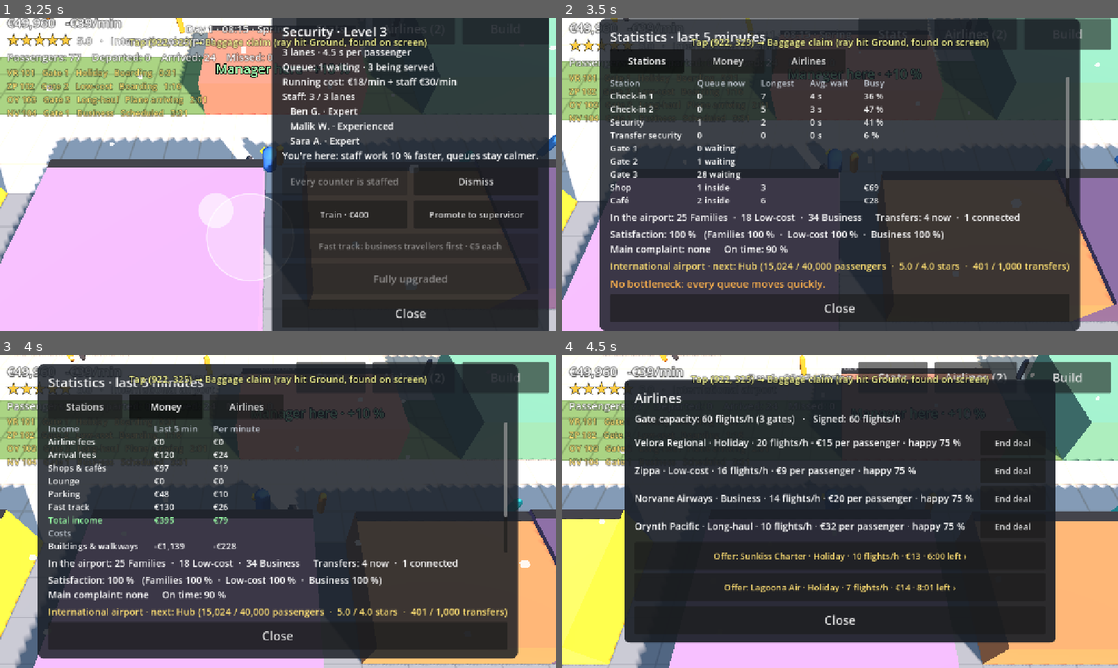
Above: before the commit, frames 1-4 (two rows, left to right).
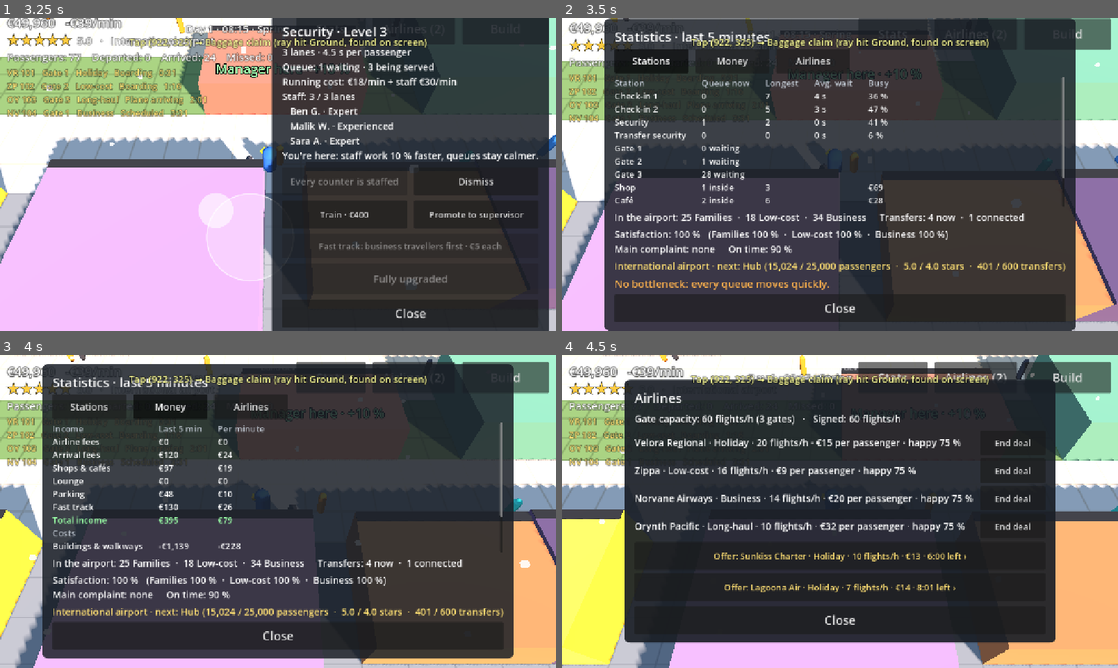
Above: after the commit, the same moments.

Repository: jakobmaier16-pixel/airport-idle
Game: Godot game, scene res://tests/screenshots.tscn
Same seed, same stepped clock (60 frames per second), same inputs: the game is played once before the commit and once after it. This scene is started directly instead of the project's main scene.
Inputs (mouse positions are in pixels of both pictures, inside the frame that each line leads up to):
- Up to frame 1 (3.25 s): move the mouse to (400, 158) at 0.52 s; hold D (move_right) 0.53-1.25 s; click (400, 158) at 0.67 s; drag from (166, 190) to (250, 237) at 1.27 s; move the mouse to (333, 105) at 2.02 s; hold D (move_right) 2.03-2.75 s; drag from (250, 237) to (111, 127) at 2.77 s
- Up to frame 2 (3.5 s): no input
- Up to frame 3 (4 s): move the mouse to (444, 558) at 3.52 s; hold A (move_left) from 3.53 s (still down)
- Up to frame 4 (4.5 s): release A (move_left) at 4.25 s; drag from (673, 464) to (756, 433) at 4.27 s

Frame 1 is identical in both runs. In frame 2, 10% of the frame differs, in the area x 6-94%, y 0-100%; in frame 3, 8.9%; in frame 4, nothing differs.

Commit message:
Faster first milestones: National at 1,000 passengers, International 6,000, Hub 25,000
Co-Authored-By: Claude Opus 5.5 <noreply@anthropic.com>

Diff:
--- a/scripts/simulation/progression.gd
+++ b/scripts/simulation/progression.gd
@@ -9,9 +9,9 @@
 
 const NAMES: Array[String] = ["Regional", "National", "International", "Hub"]
 ## What reaching each tier needs: passengers, star rating, transfers. (Index = tier.)
-const PASSENGERS_NEEDED: Array[int] = [0, 2000, 10000, 40000]
+const PASSENGERS_NEEDED: Array[int] = [0, 1000, 6000, 25000]
 const STARS_NEEDED: Array[float] = [0.0, 3.0, 3.5, 4.0]
-const TRANSFERS_NEEDED: Array[int] = [0, 0, 0, 1000]
+const TRANSFERS_NEEDED: Array[int] = [0, 0, 0, 600]
 ## What each tier brings, for the milestone panel.
 const REWARDS: Array[String] = [
 	"",
--- a/tests/cases/test_27_tiers.gd
+++ b/tests/cases/test_27_tiers.gd
@@ -22,12 +22,13 @@
 	var progression := Airport.progression
 	var reached: Array[Progression.Tier] = []
 	progression.tier_reached.connect(func(tier: Progression.Tier) -> void: reached.append(tier))
-	progression.passengers = 1999
+	var needed := Progression.PASSENGERS_NEEDED[Progression.Tier.NATIONAL]
+	progression.passengers = needed - 1
 	sim_seconds(1)
 	check_eq(progression.tier, Progression.Tier.REGIONAL, "one passenger short")
-	progression.passengers = 2000
+	progression.passengers = needed
 	sim_seconds(0.2)
-	check_eq(progression.tier, Progression.Tier.NATIONAL, "national with 2,000 passengers and 3 stars")
+	check_eq(progression.tier, Progression.Tier.NATIONAL, "national with enough passengers and 3 stars")
 	check_eq(reached, [Progression.Tier.NATIONAL] as Array[Progression.Tier], "milestone sent once")
 	check(Airport.check_placement(type_of(&"check_in"), Vector2i(2, 2), 0) != "Not your land yet (National airport)", "new land")
 	check(Airport.airlines.find_signed(Airlines.CATALOG.find(&"norvane")) != null \
@@ -48,10 +49,10 @@
 	var progression := Airport.progression
 	progression.tier = Progression.Tier.INTERNATIONAL
 	progression.passengers = 50000
-	progression.transfers = 999
+	progression.transfers = Progression.TRANSFERS_NEEDED[Progression.Tier.HUB] - 1
 	sim_seconds(1)
-	check_eq(progression.tier, Progression.Tier.INTERNATIONAL, "not without 1,000 transfers")
-	progression.transfers = 1000
+	check_eq(progression.tier, Progression.Tier.INTERNATIONAL, "not without enough transfers")
+	progression.transfers = Progression.TRANSFERS_NEEDED[Progression.Tier.HUB]
 	sim_seconds(0.2)
 	check_eq(progression.tier, Progression.Tier.HUB, "hub")
 	check_eq(progression.next_tier(), -1, "the top")
@@ -89,7 +90,7 @@
 func test_milestone_panel_and_menu() -> void:
 	_make_excellent()
 	await start_game()
-	Airport.progression.passengers = 2000
+	Airport.progression.passengers = Progression.PASSENGERS_NEEDED[Progression.Tier.NATIONAL]
 	sim_seconds(0.2)
 	await frames(2)
 	check(hud().is_milestone_open(), "the milestone panel opens")
--- a/tests/cases/test_28_long_haul.gd
+++ b/tests/cases/test_28_long_haul.gd
@@ -86,7 +86,7 @@
 		Airport.passenger_flow.satisfaction.record("Business", 100.0)
 	Airport.reputation.on_time_rate = 1.0
 	Airport.progression.tier = Progression.Tier.NATIONAL
-	Airport.progression.passengers = 10000
+	Airport.progression.passengers = Progression.PASSENGERS_NEEDED[Progression.Tier.INTERNATIONAL]
 	sim_seconds(0.2)
 	check_eq(Airport.progression.tier, Progression.Tier.INTERNATIONAL, "international")
 	check(Airport.airlines.offers.any(func(o: AirlineOffer) -> bool: return o.type.id == &"orynth"), "Orynth Pacific makes an offer")
Not shown, changed: docs/game_design.md
